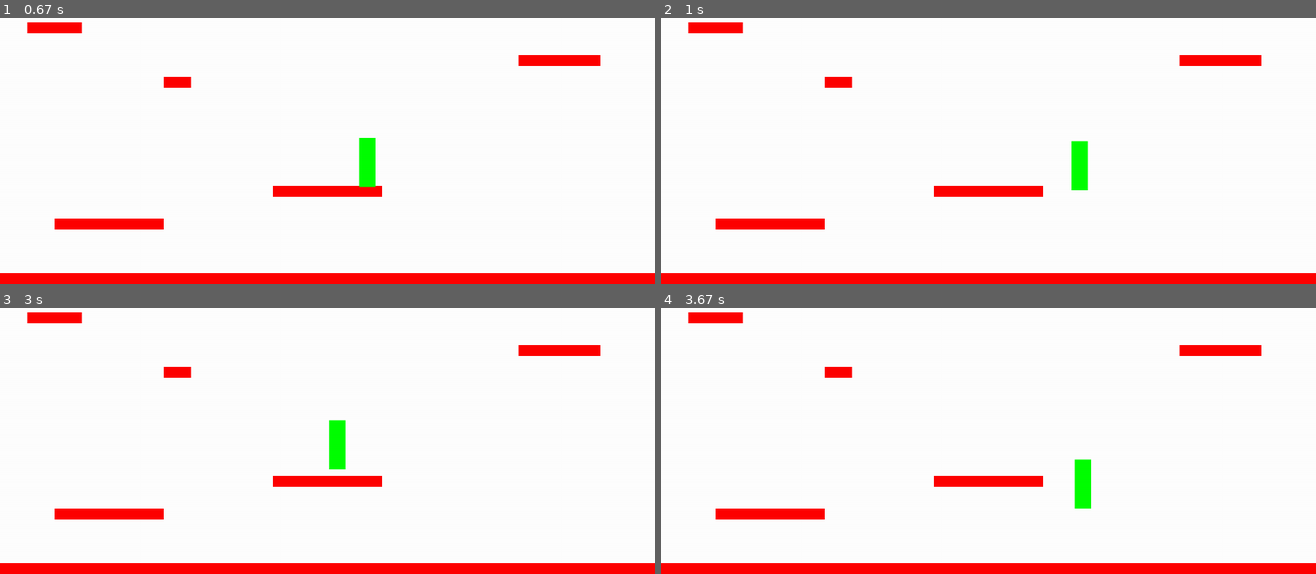
Above: before the commit, frames 1-4 (two rows, left to right).
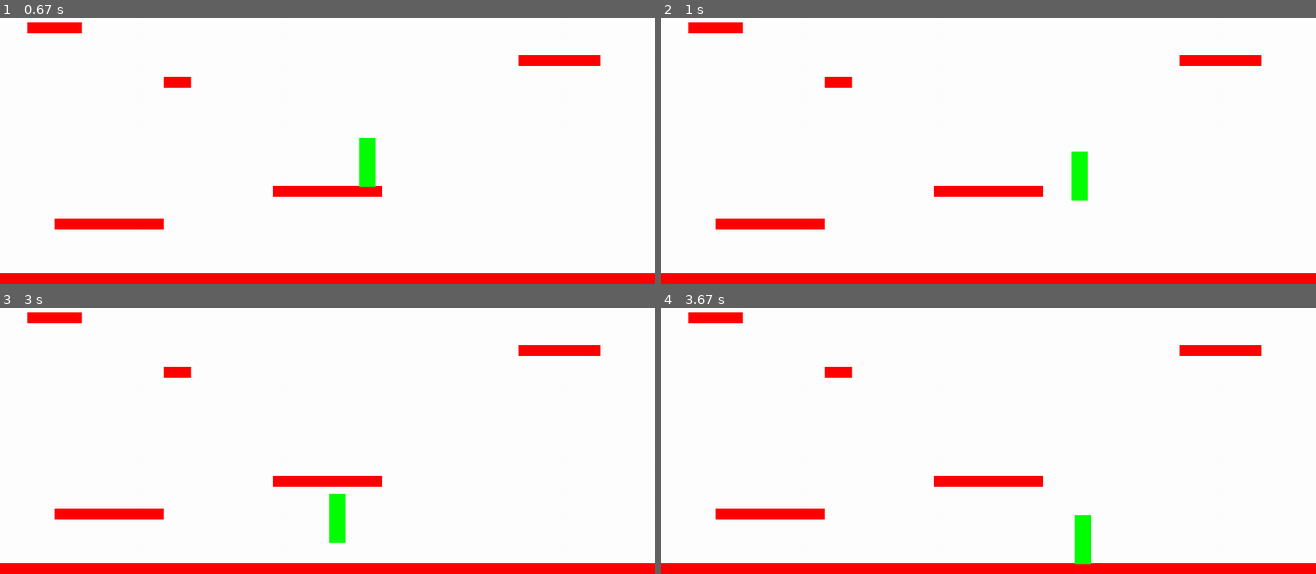
Above: after the commit, the same moments.

Repository: bebopsanders/pygameJetPack
Game: pygame game, started from main.py
The game is run twice, just before and just after one commit, with the same random seed, the same clock (stepped at 60 frames per second) and the same inputs.
Inputs:
- Up to frame 1 (0.67 s): hold D from 0.33 s (still down)
- Up to frame 2 (1 s): release D at 0.8 s; hold W from 0.83 s (still down)
- Up to frame 3 (3 s): release W at 1.13 s; hold D 1.17-1.63 s; hold A 1.67-2.2 s; hold A 2.23-2.63 s; hold W from 2.67 s (still down)
- Up to frame 4 (3.67 s): release W at 3.03 s; hold D from 3.07 s (still down)

Frame 1 is identical in both runs. In frame 2, 0.2% of the frame differs, in the area x 62-66%, y 46-69%; in frame 3, 1.0%, in the area x 50-53%, y 42-89%; in frame 4, 0.9%.

Commit message:
adjusted player.vel.y (jetpack power), slightly improved player & platforms collisions (only check for collisions if we are moving down) player.vel.y > 0

Diff:
--- a/main.py
+++ b/main.py
@@ -32,11 +32,12 @@
                 self.running = False
     def update(self):
         self.all_sprites.update()
-        # check for collisions between player and platforms
-        hits = pg.sprite.spritecollide(self.player,self.platforms,False)
-        if hits:
-            self.player.pos.y = hits[0].rect.top
-            self.player.vel.y = 0
+        # check for collisions between player and platforms if player.vel.y > 0 (moving down)
+        if self.player.vel.y > 0:
+            hits = pg.sprite.spritecollide(self.player,self.platforms,False)
+            if hits:
+                self.player.pos.y = hits[0].rect.top
+                self.player.vel.y = 0
     def draw(self):
         self.screen.fill(WHITE)
         self.all_sprites.draw(self.screen)
--- a/sprites.py
+++ b/sprites.py
@@ -22,7 +22,7 @@
         if keys[pg.K_d]:
             self.acc.x = 0.5
         if keys[pg.K_w]:
-            self.acc.y = -0.5
+            self.acc.y = -0.17
         self.acc.x += self.vel.x * -0.07
         self.vel += self.acc
         self.pos += self.vel + 0.5 * self.acc
